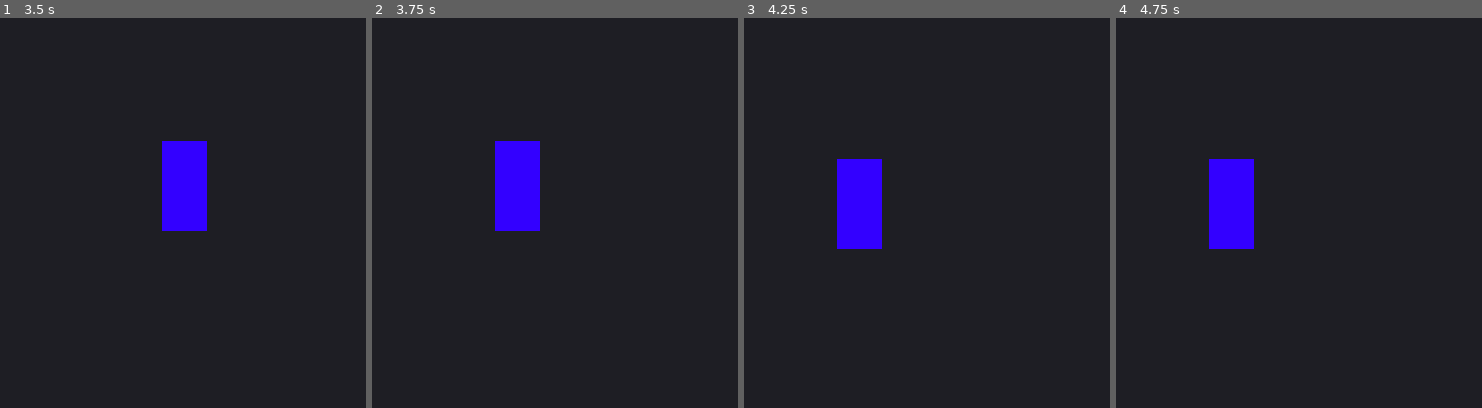
Above: before the commit, frames 1-4 (left to right).
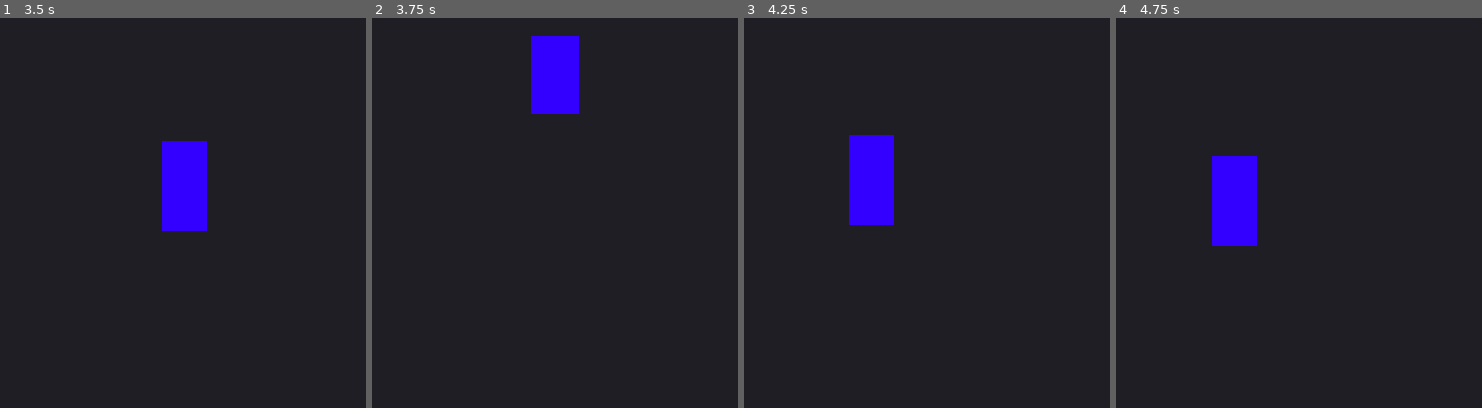
Above: after the commit, the same moments.

Repository: KarnamV/chan-inspo
Game: Godot game, scene res://scenes/World.tscn
Two runs of this game, one before a commit and one after it. Both use one fixed random seed, a clock stepped at 60 frames per second and the inputs below. After the commit the project has no main scene; this scene is started directly in both runs.
Inputs:
- Up to frame 1 (3.5 s): tap Enter at 0.5 s; hold D (move_right) 0.53-1.28 s; hold V (attack_dash) 0.53-1.28 s; tap X (attack_kick) at 0.8, 1.35 s; hold S (move_down) 1.28-2.03 s; tap Z (attack_punch) at 1.55 s; hold D (move_right) 2.03-2.78 s; hold Z (attack_punch) 2.03-2.78 s; tap C (attack_throw) at 2.3, 2.85 s; hold W (move_up) from 2.78 s (still down); tap Space (dodge) at 3.05 s
- Up to frame 2 (3.75 s): tap Space (dodge) at 3.5 s; release W (move_up) at 3.53 s; hold A (move_left) from 3.53 s (still down); hold Space (dodge) from 3.53 s (still down)
- Up to frame 3 (4.25 s): keep holding A (move_left); keep holding Space (dodge); tap Q (block, bound only after the commit) at 3.8 s
- Up to frame 4 (4.75 s): keep holding A (move_left); release Space (dodge) at 4.28 s; tap Q (block, bound only after the commit) at 4.35 s; tap E (talisman_activate, bound only after the commit) at 4.55 s

Frame 1 is identical in both runs. In frame 2, 5.5% of the frame differs, in the area x 33-57%, y 4-55%; in frame 3, 2.6%; in frame 4, 0.6%.

Commit message:
Add dodge roll, block/stagger guard, and talisman hooks to player
Dodge roll (Space):
- dodge_roll(dir) stub filled; DODGE state = i-frame (take_hit no-ops)
- 520px/s * 0.35s ~ 182px lunge; _is_dodging flag mirrors _is_lunging
- Sprite squash tween (1.3, 0.7) -> (1, 1) as placeholder visual

Block/stagger guard (Q):
- BLOCK state: 40% move speed, attacks suppressed while held
- take_hit during BLOCK: no knockback, half damage, white flash tween
- 0.2s counter window after a blocked hit; follow-up attacks deal 1.5x
- in_counter_window public var for external systems to read

Talisman hooks:
- stance_speed_mult and stance_damage_mult vars (default 1.0)
- All 4 attacks scale recovery and damage by these multipliers
- active_talisman: Node var; E key fires active_talisman.activate(self)
- talisman_activate and block input actions added to project.godot
- TestRoom set as main scene in project.godot

Co-Authored-By: Claude Sonnet 4.6 <noreply@anthropic.com>

Diff:
--- a/game/project.godot
+++ b/game/project.godot
@@ -9,7 +9,7 @@
 config/name="Demon Realm Escape"
 config/description="2.5D top-down roguelite — Jackie Chan-inspired. Fight through 7 demon realms."
 config/version="0.1.0"
-run/main_scene="res://scenes/World.tscn"
+run/main_scene="res://scenes/TestRoom.tscn"
 config/features=PackedStringArray("4.3", "Forward Plus")
 config/icon="res://icon.svg"
 
@@ -83,6 +83,16 @@
 "events": [Object(InputEventKey,"resource_local_to_scene":false,"resource_name":"","device":-1,"window_id":0,"alt_press …(191 unchanged characters)…
 ]
 }
+block={
+"deadzone": 0.5,
+"events": [Object(InputEventKey,"resource_local_to_scene":false,"resource_name":"","device":-1,"window_id":0,"alt_pressed":false,"shift_pressed":false,"ctrl_pressed":false,"meta_pressed":false,"pressed":false,"keycode":0,"physical_keycode":81,"key_label":0,"unicode":113,"location":0,"echo":false,"script":null)
+]
+}
+talisman_activate={
+"deadzone": 0.5,
+"events": [Object(InputEventKey,"resource_local_to_scene":false,"resource_name":"","device":-1,"window_id":0,"alt_pressed":false,"shift_pressed":false,"ctrl_pressed":false,"meta_pressed":false,"pressed":false,"keycode":0,"physical_keycode":69,"key_label":0,"unicode":101,"location":0,"echo":false,"script":null)
+]
+}
 
 [physics]
 
--- a/game/scripts/Player.gd
+++ b/game/scripts/Player.gd
@@ -1,15 +1,27 @@
 extends CharacterBody2D
 
 # ---------------------------------------------------------------------------
-# Player.gd — 8-direction movement + 4 basic attacks (Phase 1, Tasks 2 & 3)
-# ---------------------------------------------------------------------------
-
-enum State { IDLE, MOVE, ATTACK, DODGE, HURT, DEAD }
+# Player.gd — 8-direction movement + 4 basic attacks + block/stagger guard
+# ---------------------------------------------------------------------------
+
+enum State { IDLE, MOVE, ATTACK, DODGE, BLOCK, HURT, DEAD }
 
 signal attack_landed(attack_name: String, damage: int, hit_position: Vector2)
 
 @export var speed_run: float = 200.0
 @export var speed_walk: float = 80.0
+@export var dodge_speed: float = 520.0
+@export var dodge_duration: float = 0.35
+@export var block_speed_mult: float = 0.4
+
+# Stance multipliers — written by the active talisman, read by attacks/dodge.
+# Default 1.0 means "no talisman equipped" = neutral stats.
+var stance_speed_mult: float = 1.0
+var stance_damage_mult: float = 1.0
+
+# Talisman node assigned by the owning scene (e.g. TestRoom).
+# Must expose activate(player) and deactivate(player) methods.
+var active_talisman: Node = null
 
 # How quickly velocity reaches the target each physics frame (lerp weight).
 # Higher = snappier. 18 gives instant-feeling brawler response without
@@ -22,9 +34,14 @@
 const THROW_REACH: float = 30.0
 const DASH_REACH: float = 80.0
 
+const COUNTER_WINDOW_DURATION: float = 0.2
+const COUNTER_DAMAGE_MULT: float = 1.5
+
 var state: State = State.IDLE
 var facing_dir: Vector2 = Vector2.RIGHT
 var _is_lunging: bool = false
+var _is_dodging: bool = false
+var in_counter_window: bool = false
 
 @onready var sprite: Sprite2D = $Sprite2D
 @onready var hitbox_area: Area2D = $HitboxArea
@@ -45,8 +62,31 @@
 
 
 func _unhandled_input(event: InputEvent) -> void:
-	if state == State.ATTACK or state == State.HURT or state == State.DEAD:
-		return
+	if state == State.HURT or state == State.DEAD:
+		return
+
+	# Talisman activation is allowed in any non-dead state (including ATTACK).
+	if event.is_action_pressed("talisman_activate") and active_talisman != null:
+		active_talisman.activate(self)
+		return
+
+	if state == State.ATTACK:
+		return
+
+	if event.is_action_pressed("dodge") and state != State.DODGE:
+		dodge_roll(facing_dir)
+		return
+
+	if event.is_action_pressed("block") and state != State.DODGE:
+		state = State.BLOCK
+		return
+	if event.is_action_released("block") and state == State.BLOCK:
+		state = State.IDLE
+		return
+
+	if state == State.BLOCK:
+		return
+
 	if event.is_action_pressed("attack_punch"):
 		attack_punch()
 	elif event.is_action_pressed("attack_kick"):
@@ -62,21 +102,27 @@
 		if not _is_lunging:
 			velocity = velocity.lerp(Vector2.ZERO, ACCEL_WEIGHT * delta)
 		return
+	if state == State.DODGE:
+		return
 
 	var raw_dir: Vector2 = Input.get_vector("move_left", "move_right", "move_up", "move_down")
 	var move_dir: Vector2 = raw_dir.normalized() if raw_dir.length() > 0.0 else Vector2.ZERO
 
 	var target_speed: float = speed_walk if Input.is_action_pressed("walk_modifier") else speed_run
+	if state == State.BLOCK:
+		target_speed *= block_speed_mult
 	var target_vel: Vector2 = move_dir * target_speed
 
 	velocity = velocity.lerp(target_vel, ACCEL_WEIGHT * delta)
 
 	if move_dir != Vector2.ZERO:
 		facing_dir = move_dir
-		state = State.MOVE
+		if state != State.BLOCK:
+			state = State.MOVE
 		_update_sprite_flip()
 	else:
-		state = State.IDLE
+		if state != State.BLOCK:
+			state = State.IDLE
 
 
 func _update_sprite_flip() -> void:
@@ -122,15 +168,18 @@
 	const RECOVERY: float = 0.2
 	const ACTIVE_FRACTION: float = 0.6
 	const DAMAGE: int = 10
+	var recovery: float = RECOVERY * stance_speed_mult
 
 	state = State.ATTACK
 	_current_attack_name = "punch"
-	_current_attack_damage = DAMAGE
+	var base_dmg: int = int(DAMAGE * stance_damage_mult)
+	_current_attack_damage = int(base_dmg * COUNTER_DAMAGE_MULT) if in_counter_window else base_dmg
+	in_counter_window = false
 	_enable_hitbox(attack_dir * PUNCH_REACH, Vector2(18.0, 18.0))
 
-	await get_tree().create_timer(RECOVERY * ACTIVE_FRACTION).timeout
-	_disable_hitbox()
-	await get_tree().create_timer(RECOVERY * (1.0 - ACTIVE_FRACTION)).timeout
+	await get_tree().create_timer(recovery * ACTIVE_FRACTION).timeout
+	_disable_hitbox()
+	await get_tree().create_timer(recovery * (1.0 - ACTIVE_FRACTION)).timeout
 	_finish_attack()
 
 
@@ -140,16 +189,19 @@
 	const RECOVERY: float = 0.3
 	const ACTIVE_FRACTION: float = 0.6
 	const DAMAGE: int = 15
+	var recovery: float = RECOVERY * stance_speed_mult
 
 	state = State.ATTACK
 	_current_attack_name = "kick"
-	_current_attack_damage = DAMAGE
+	var base_dmg: int = int(DAMAGE * stance_damage_mult)
+	_current_attack_damage = int(base_dmg * COUNTER_DAMAGE_MULT) if in_counter_window else base_dmg
+	in_counter_window = false
 	var shape: Vector2 = Vector2(20.0, 28.0) if abs(attack_dir.x) > abs(attack_dir.y) else Vector2(28.0, 20.0)
 	_enable_hitbox(attack_dir * KICK_REACH, shape)
 
-	await get_tree().create_timer(RECOVERY * ACTIVE_FRACTION).timeout
-	_disable_hitbox()
-	await get_tree().create_timer(RECOVERY * (1.0 - ACTIVE_FRACTION)).timeout
+	await get_tree().create_timer(recovery * ACTIVE_FRACTION).timeout
+	_disable_hitbox()
+	await get_tree().create_timer(recovery * (1.0 - ACTIVE_FRACTION)).timeout
 	_finish_attack()
 
 
@@ -159,16 +211,19 @@
 	const RECOVERY: float = 0.5
 	const ACTIVE_FRACTION: float = 0.6
 	const DAMAGE: int = 20
+	var recovery: float = RECOVERY * stance_speed_mult
 
 	state = State.ATTACK
 	_current_attack_name = "throw"
-	_current_attack_damage = DAMAGE
+	var base_dmg: int = int(DAMAGE * stance_damage_mult)
+	_current_attack_damage = int(base_dmg * COUNTER_DAMAGE_MULT) if in_counter_window else base_dmg
+	in_counter_window = false
 	# Square overlap check — grabbing range is close and centered.
 	_enable_hitbox(attack_dir * THROW_REACH, Vector2(24.0, 24.0))
 
-	await get_tree().create_timer(RECOVERY * ACTIVE_FRACTION).timeout
-	_disable_hitbox()
-	await get_tree().create_timer(RECOVERY * (1.0 - ACTIVE_FRACTION)).timeout
+	await get_tree().create_timer(recovery * ACTIVE_FRACTION).timeout
+	_disable_hitbox()
+	await get_tree().create_timer(recovery * (1.0 - ACTIVE_FRACTION)).timeout
 	_finish_attack()
 
 
@@ -181,6 +236,10 @@
 	# Speed needed: lunge window = RECOVERY * 0.25 = 0.0875s.
 	# Distance = speed * window → 80 / 0.0875 ≈ 915 px/s.
 	const LUNGE_SPEED: float = 915.0
+	var recovery: float = RECOVERY * stance_speed_mult
+
+	var boosted: bool = in_counter_window
+	in_counter_window = false
 
 	state = State.ATTACK
 	_is_lunging = true
@@ -190,21 +249,24 @@
 	velocity = attack_dir * LUNGE_SPEED
 
 	# Hold full lunge speed for the travel window, then stop and activate hitbox.
-	await get_tree().create_timer(RECOVERY * 0.25).timeout
+	# Lunge travel time scales with speed multiplier so DARK still travels full distance.
+	await get_tree().create_timer(recovery * 0.25).timeout
 	_is_lunging = false
 
 	_current_attack_name = "dash_attack"
-	_current_attack_damage = DAMAGE
+	var base_dmg: int = int(DAMAGE * stance_damage_mult)
+	_current_attack_damage = int(base_dmg * COUNTER_DAMAGE_MULT) if boosted else base_dmg
 	_enable_hitbox(attack_dir * DASH_REACH * 0.5, Vector2(22.0, 22.0))
 
-	await get_tree().create_timer(RECOVERY * (ACTIVE_FRACTION - 0.25)).timeout
-	_disable_hitbox()
-	await get_tree().create_timer(RECOVERY * (1.0 - ACTIVE_FRACTION)).timeout
+	await get_tree().create_timer(recovery * (ACTIVE_FRACTION - 0.25)).timeout
+	_disable_hitbox()
+	await get_tree().create_timer(recovery * (1.0 - ACTIVE_FRACTION)).timeout
 	_finish_attack()
 
 
 func _finish_attack() -> void:
 	_is_lunging = false
+	_is_dodging = false
 	if state == State.ATTACK:
 		state = State.IDLE
 
@@ -214,14 +276,54 @@
 # ---------------------------------------------------------------------------
 
 func dodge_roll(dir: Vector2 = Vector2.ZERO) -> void:
-	pass
-
-
-func take_hit(knockback_vel: Vector2) -> void:
+	var roll_dir: Vector2 = dir.normalized() if dir != Vector2.ZERO else facing_dir
+	state = State.DODGE
+	_is_dodging = true
+	velocity = roll_dir * dodge_speed
+
+	var tween: Tween = create_tween()
+	tween.tween_property(sprite, "scale", Vector2(1.3, 0.7), 0.08)
+	tween.tween_property(sprite, "scale", Vector2(1.0, 1.0), dodge_duration - 0.08)
+
+	await get_tree().create_timer(dodge_duration).timeout
+
+	_is_dodging = false
+	velocity = Vector2.ZERO
+	if state == State.DODGE:
+		state = State.IDLE
+
+
+func take_hit(knockback_vel: Vector2, damage: int = 0) -> void:
+	if _is_dodging:
+		return
+	if state == State.BLOCK:
+		var blocked_damage: int = damage / 2
+		emit_signal("attack_landed", "blocked_hit", blocked_damage, global_position)
+		_trigger_block_flash()
+		_start_counter_window()
+		return
 	_is_lunging = false
 	_disable_hitbox()
 	state = State.HURT
 	velocity = knockback_vel
+
+
+func _trigger_block_flash() -> void:
+	# Settle back to the current stance tint (or plain white if no talisman).
+	var settle_color: Color = Color.WHITE
+	if active_talisman != null and active_talisman.has_method("stance_display_text"):
+		settle_color = active_talisman.LIGHT_TINT if active_talisman.current_stance == 0 \
+				else active_talisman.DARK_TINT
+	var tween: Tween = create_tween()
+	tween.tween_property(sprite, "modulate", Color.WHITE, 0.0)
+	tween.tween_property(sprite, "modulate", Color(3.0, 3.0, 3.0, 1.0), 0.05)
+	tween.tween_property(sprite, "modulate", settle_color, 0.08)
+
+
+func _start_counter_window() -> void:
+	in_counter_window = true
+	await get_tree().create_timer(COUNTER_WINDOW_DURATION).timeout
+	in_counter_window = false
 
 
 func recover_from_hurt() -> void:
